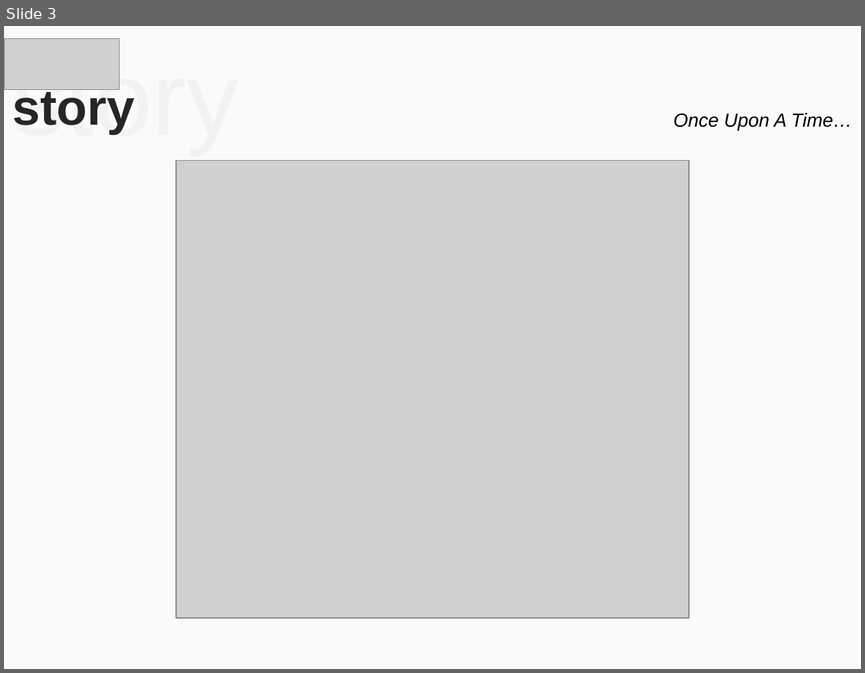
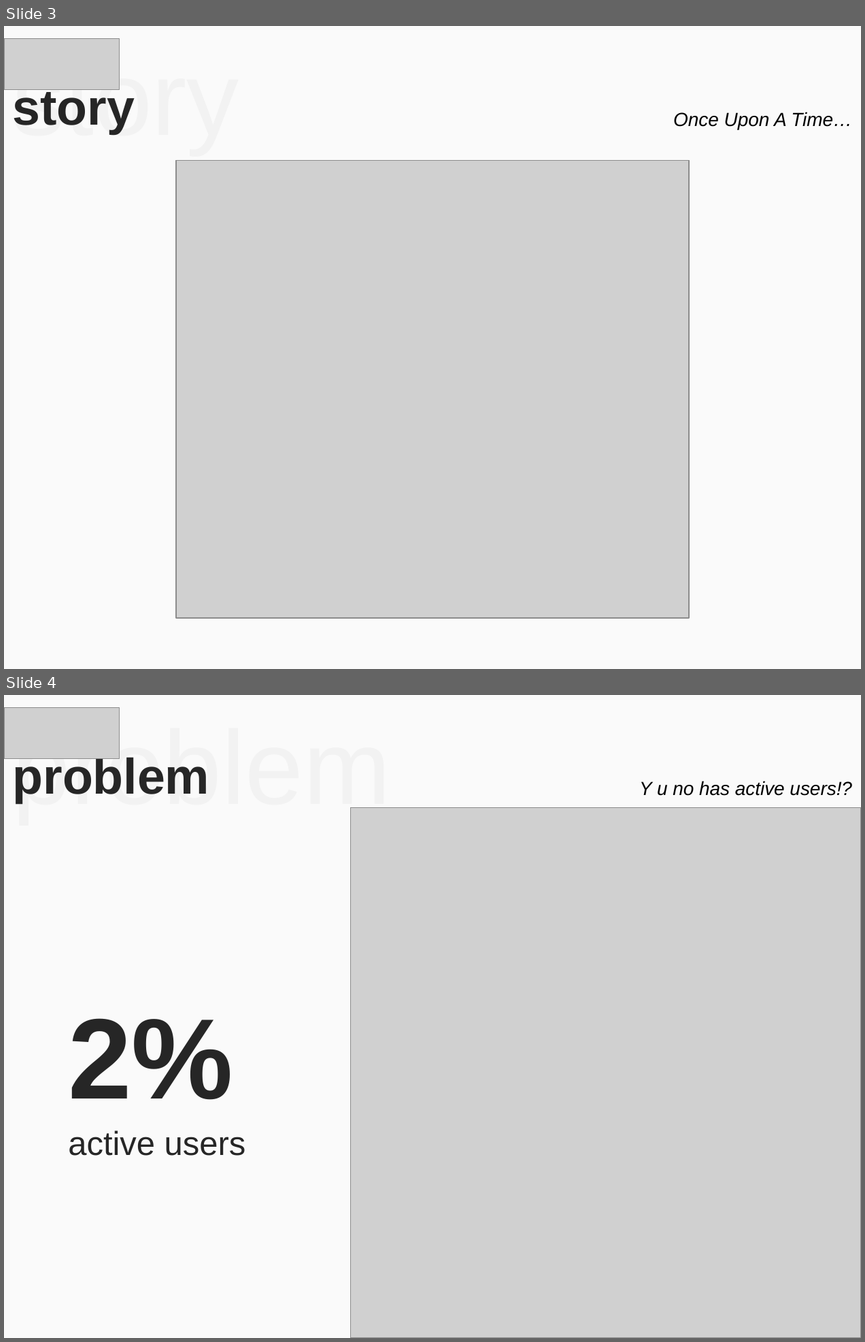
Before and after one commit to mohitmamoria/horntell-unpluggd-deck, a slide deck: Horntell - Unpluggd.pptx. Shown one above the other, each under a label of ours: slide 3 before the commit, slides 3 and 4 after it. The pictures are 865x673 and 865x1342 pixels, drawn with LibreOffice and Linux fonts; fonts in the diff are those of the drawing; grey boxes stand for pictures. Boxes give left, top, right and bottom in pixels: in the first picture for what was removed or moved away, otherwise in the second. Text is boxed around its words. In the diff, an @@ line names an element or a change of style, - is before the commit and + after.

```diff
--- a/Horntell - Unpluggd.pptx
+++ b/Horntell - Unpluggd.pptx
@@ slide 4 added at [4, 695, 861, 1338], background #FAFAFA @@
@@ picture added at [4, 708, 119, 759] @@
@@ text added at [12, 721, 390, 823], 88 pt, text #F2F2F2 @@
+problem
@@ title added at [13, 754, 210, 803], 42 pt, text #262626, bold @@
+problem
@@ text added at [639, 781, 852, 796], 16 pt, text #000000, italic @@
+Y u no has active users!?
@@ picture added at [351, 808, 861, 1338] @@
@@ text added at [68, 1018, 246, 1155], 28 pt, text #262626 @@
+2%
+active users
```
Also in this commit, not shown: 1 slide changed, 11 other slides added, 7 slides removed, 9 other files.
